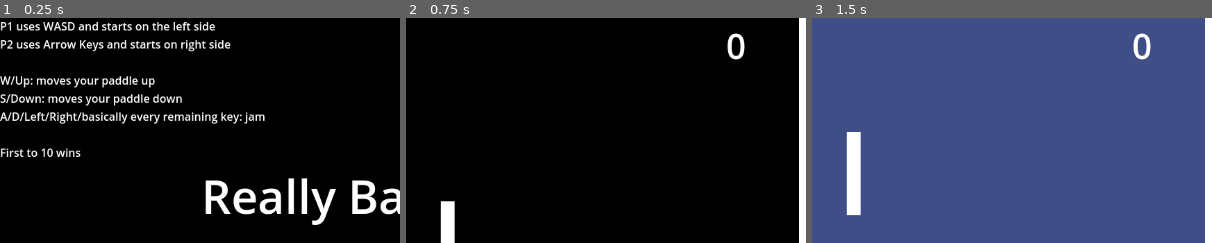
Above: before the commit, frames 1-3 (left to right).
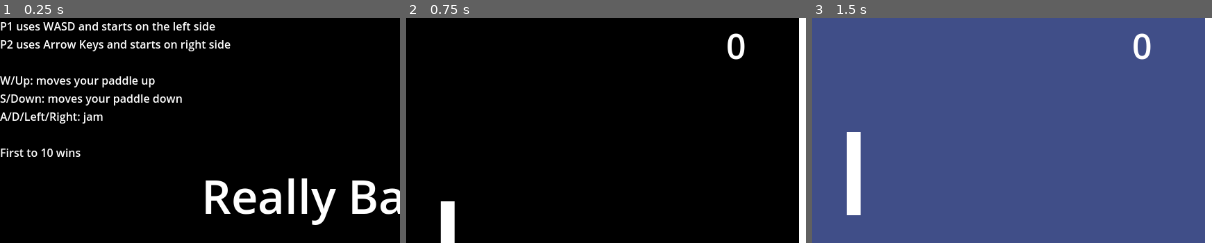
Above: after the commit, the same moments.

Repository: DDSuarez/ReallyBadPong2
Game: Godot game, scene res://main_menu.tscn
Same seed, same stepped clock (60 frames per second), same inputs: the game is played once before the commit and once after it.
Inputs:
- Up to frame 1 (0.25 s): no input
- Up to frame 2 (0.75 s): click "1 Player" at 0.5 s
- Up to frame 3 (1.5 s): tap Enter at 1.25 s; hold W (p1_up) from 1.28 s (still down); tap A (p1_jam) at 1.35 s
The pictures show only the part of the screen within x 0-50%, y 0-50%; the shares and areas given below are measured in that part.

The runs differ from the first frame. In frame 1, 1.1% of the frame differs, in the area x 19-67%, y 41-48%; in frame 2, nothing differs; in frame 3, nothing differs.

Commit message:
fixed controls description

Diff:
--- a/main_menu.tscn
+++ b/main_menu.tscn
@@ -70,7 +70,7 @@
 
 W/Up: moves your paddle up
 S/Down: moves your paddle down
-A/D/Left/Right/basically every remaining key: jam
+A/D/Left/Right: jam
 
 First to 10 wins"
 
